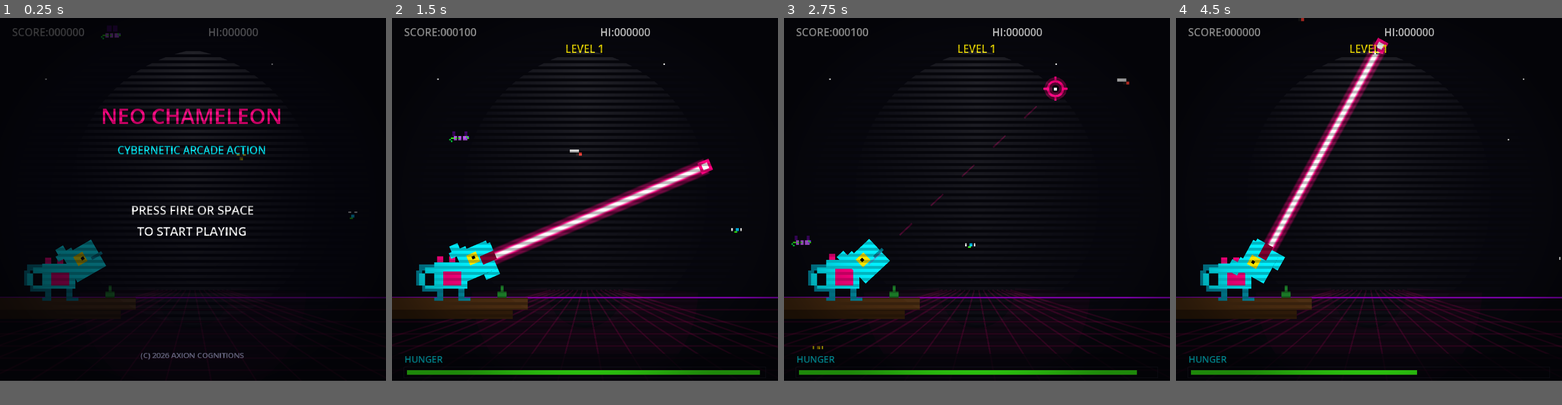
Above: before the commit, frames 1-4 (left to right).
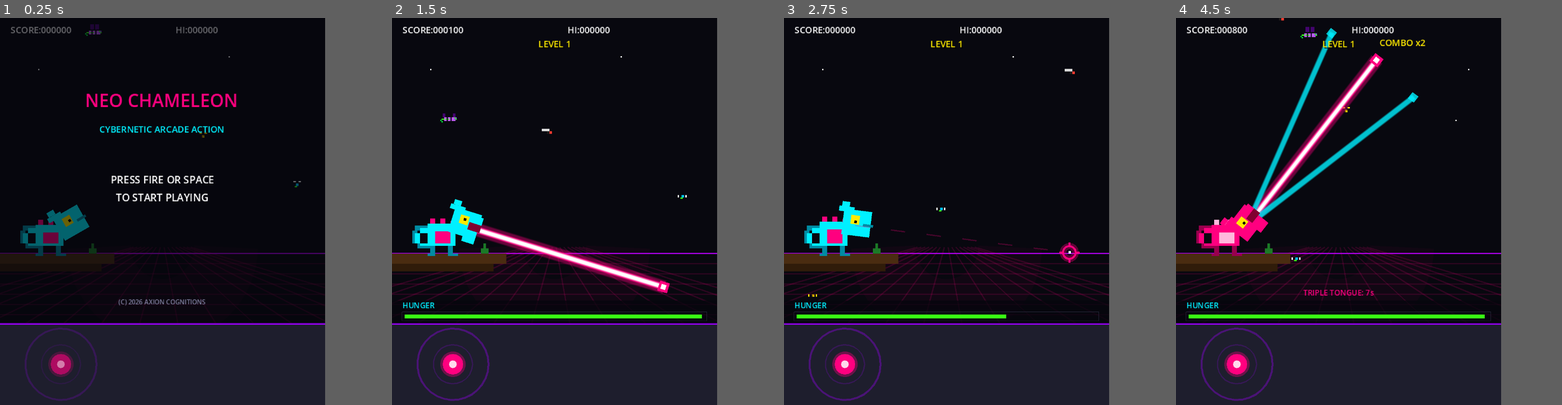
Above: after the commit, the same moments.

Repository: nyapp/chameleon
Game: Godot game, scene res://scenes/MainScene.tscn
Same seed, same stepped clock (60 frames per second), same inputs: the game is played once before the commit and once after it.
Inputs (mouse positions are in pixels of both pictures, inside the frame that each line leads up to):
- Up to frame 1 (0.25 s): no input
- Up to frame 2 (1.5 s): tap Enter at 0.5 s; move the mouse to (669, 180) at 0.52 s; hold Down (aim_down) 0.53-1.25 s; click (669, 180) at 0.67 s; tap Space at 0.77 s; drag from (507, 219) to (565, 273) at 1.27 s
- Up to frame 3 (2.75 s): move the mouse to (1015, 118) at 2.02 s; hold Down (aim_down) from 2.03 s (still down); click (1015, 118) at 2.17 s
- Up to frame 4 (4.5 s): release Down (aim_down) at 2.75 s; drag from (1349, 273) to (1253, 145) at 2.77 s; move the mouse to (1484, 254) at 3.52 s; hold Down (aim_down) 3.53-4.25 s; click (1484, 254) at 3.67 s; tap Space at 3.77 s; drag from (1253, 145) to (1311, 107) at 4.27 s
In our replay, the window is 799x750 before the commit and 673x800 after it. These sizes can differ from the game's own. Grey fills any space a smaller window leaves; there, only what the larger window draws over its background counts as a difference.

The runs differ from the first frame. In frame 1, 21% of the frame differs, in the area x 0-100%, y 1-99%; in frame 2, 26%; in frame 3, 23%; in frame 4, 27%, in the area x 0-100%, y 0-99%.

Commit message:
feat: add control panel and virtual analog stick to main scene, enhance background drawing for control zone, and update input handling for improved gameplay mechanics

Diff:
--- a/project.godot
+++ b/project.godot
@@ -24,13 +24,14 @@
 
 GameState="*res://scripts/GameState.gd"
 AudioManager="*res://scripts/AudioManager.gd"
+GameLayout="*res://scripts/GameLayout.gd"
 
 [display]
 
 window/size/viewport_width=256
-window/size/viewport_height=240
+window/size/viewport_height=304
 window/size/window_width_override=768
-window/size/window_height_override=720
+window/size/window_height_override=912
 window/handheld/orientation=1
 window/stretch/mode="canvas_items"
 window/stretch/aspect="expand"
--- a/scenes/MainScene.tscn
+++ b/scenes/MainScene.tscn
@@ -7,6 +7,8 @@
 [ext_resource type="Script" uid="uid://dp0grup534u62" path="res://scripts/HUDDraw.gd" id="6_huddraw"]
 [ext_resource type="Script" uid="uid://c2npgst4w1jy5" path="res://scripts/OverlayDraw.gd" id="7_overlay"]
 [ext_resource type="Shader" uid="uid://7pxtsvt5p46o" path="res://shaders/crt_effect.gdshader" id="8_crt"]
+[ext_resource type="Script" path="res://scripts/ControlPanel.gd" id="9_panel"]
+[ext_resource type="Script" path="res://scripts/VirtualAnalogStick.gd" id="10_stick"]
 
 [sub_resource type="ShaderMaterial" id="ShaderMaterial_crt"]
 shader = ExtResource("8_crt")
@@ -46,8 +48,29 @@
 [node name="WarningDraw" type="Node2D" parent="HUD" unique_id=1210994513]
 z_index = 2
 
+[node name="ControlUILayer" type="CanvasLayer" parent="." unique_id=1847293649]
+layer = 11
+
+[node name="ControlPanel" type="Control" parent="ControlUILayer" unique_id=1847293650]
+layout_mode = 0
+offset_top = 240.0
+offset_right = 256.0
+offset_bottom = 304.0
+mouse_filter = 0
+script = ExtResource("9_panel")
+
+[node name="VirtualAnalogStick" type="Control" parent="ControlUILayer/ControlPanel" unique_id=1847293651]
+layout_mode = 0
+offset_left = 20.0
+offset_top = 4.0
+offset_right = 76.0
+offset_bottom = 60.0
+mouse_filter = 0
+script = ExtResource("10_stick")
+
 [node name="CRTEffectsLayer" type="CanvasLayer" parent="." unique_id=1010081365]
 layer = 20
+visible = false
 
 [node name="CRTRect" type="ColorRect" parent="CRTEffectsLayer" unique_id=524802293]
 material = SubResource("ShaderMaterial_crt")
--- a/scripts/Background.gd
+++ b/scripts/Background.gd
@@ -21,6 +21,12 @@
 func _draw() -> void:
 	# --- ベース背景色 ---
 	draw_rect(Rect2(0, 0, CANVAS_W, CANVAS_H), Color(0.031, 0.031, 0.059))  # #08080f
+
+	# --- コントロール帯（下部 UI 領域の下地） ---
+	draw_rect(Rect2(0, GameLayout.PLAY_H, CANVAS_W, GameLayout.CONTROL_H),
+		Color(0.118, 0.118, 0.176))  # #1e1e2d
+	draw_line(Vector2(0, GameLayout.PLAY_H), Vector2(CANVAS_W, GameLayout.PLAY_H),
+		Color(0.616, 0.0, 1.0), 1.0)  # #9d00ff
 
 	# --- 地平線ライン（紫） ---
 	draw_line(Vector2(0, 185), Vector2(CANVAS_W, 185),
--- /dev/null
+++ b/scripts/ControlPanel.gd
@@ -0,0 +1,30 @@
+## ControlPanel.gd
+## 画面下部のコントロール帯背景（ColorRect で確実に描画）
+
+extends Control
+
+func _ready() -> void:
+	mouse_filter = Control.MOUSE_FILTER_STOP
+	position = Vector2(0, GameLayout.PLAY_H)
+	size = Vector2(GameLayout.CANVAS_W, GameLayout.CONTROL_H)
+
+	var bg := ColorRect.new()
+	bg.name = "Background"
+	bg.mouse_filter = Control.MOUSE_FILTER_IGNORE
+	bg.set_anchors_preset(Control.PRESET_FULL_RECT)
+	bg.color = Color(0.118, 0.118, 0.176, 1.0)  # #1e1e2d
+	bg.z_index = -2
+	add_child(bg)
+
+	var top_line := ColorRect.new()
+	top_line.name = "TopLine"
+	top_line.mouse_filter = Control.MOUSE_FILTER_IGNORE
+	top_line.position = Vector2.ZERO
+	top_line.size = Vector2(GameLayout.CANVAS_W, 1.0)
+	top_line.color = Color(0.616, 0.0, 1.0, 1.0)  # #9d00ff
+	top_line.z_index = -1
+	add_child(top_line)
+
+	# 背景を背面へ（スティックより手前に描画されないようにする）
+	move_child(bg, 0)
+	move_child(top_line, 1)
--- /dev/null
+++ b/scripts/GameLayout.gd
@@ -0,0 +1,9 @@
+## GameLayout.gd (Autoload)
+## ビューポート全体のレイアウト定数（プレイ領域 + コントロール帯）
+
+extends Node
+
+const CANVAS_W: int = 256
+const PLAY_H: int = 240
+const CONTROL_H: int = 64
+const TOTAL_H: int = PLAY_H + CONTROL_H
--- a/scripts/MainScene.gd
+++ b/scripts/MainScene.gd
@@ -15,6 +15,8 @@
 @onready var bug_container: Node2D = $BugContainer
 @onready var camera: Camera2D = $ScreenShakeCamera
 @onready var overlay_draw: Node2D = $HUD/OverlayDraw
+@onready var control_panel: Control = $ControlUILayer/ControlPanel
+@onready var virtual_analog_stick: VirtualAnalogStick = $ControlUILayer/ControlPanel/VirtualAnalogStick
 
 # ─── 状態変数 ────────────────────────────────────────────────
 var screen_shake: float = 0.0
@@ -28,6 +30,10 @@
 # D-Pad仮想ボタン押下状態（UI向け）
 var dpad_up: bool = false
 var dpad_down: bool = false
+
+# アナログスティック入力
+var stick_aiming: bool = false
+var stick_direction: Vector2 = Vector2.ZERO
 
 # ─── Bug リソースシーン ──────────────────────────────────────
 const BUG_SCRIPT: GDScript = preload("res://scripts/Bug.gd")
@@ -44,6 +50,10 @@
 	if overlay_draw:
 		overlay_draw.chameleon_ref = chameleon
 
+	if virtual_analog_stick:
+		virtual_analog_stick.aim_changed.connect(_on_stick_aim_changed)
+		virtual_analog_stick.released.connect(_on_stick_released)
+
 	# 初期バグのスポーン
 	_spawn_initial_bugs()
 
@@ -68,7 +78,14 @@
 	# OverlayDrawのD-Padフラグを更新
 	if overlay_draw:
 		overlay_draw.is_dpad_aiming = dpad_up or dpad_down
+		overlay_draw.is_stick_aiming = stick_aiming
 		overlay_draw.level_up_banner_frames = level_up_banner_frames
+
+	# スティック照準 → Chameleonへ転送
+	if stick_aiming and stick_direction.length_squared() > 0.0:
+		var pivot := Vector2(Chameleon.PIVOT_X, Chameleon.PIVOT_Y)
+		mouse_target = pivot + stick_direction.normalized() * chameleon.tongue_max_len
+		has_mouse_target = true
 
 	# 凍結中（メニュー開放中）はシミュレーション停止
 	if gs.is_frozen():
@@ -252,35 +269,43 @@
 func _screen_to_game_position(screen_pos: Vector2) -> Vector2:
 	return get_viewport().get_canvas_transform().affine_inverse() * screen_pos
 
+func _is_in_control_zone(screen_pos: Vector2) -> bool:
+	var game_pos: Vector2 = _screen_to_game_position(screen_pos)
+	return game_pos.y >= GameLayout.PLAY_H
+
 func _input(event: InputEvent) -> void:
 	var gs: Node = GameState
 
 	# マウス移動 → エイム
-	if event is InputEventMouseMotion and gs.state == "PLAYING":
-		mouse_target = get_local_mouse_position()
-		has_mouse_target = true
+	if event is InputEventMouseMotion and gs.state == "PLAYING" and not stick_aiming:
+		if not _is_in_control_zone(event.position):
+			mouse_target = get_local_mouse_position()
+			has_mouse_target = true
 
 	# マウスクリック
-	elif event is InputEventMouseButton:
-		if event.pressed and event.button_index == MOUSE_BUTTON_LEFT:
-			_on_screen_tapped()
+	elif event is InputEventMouseButton and event.button_index == MOUSE_BUTTON_LEFT:
+		if event.pressed:
+			if not _is_in_control_zone(event.position):
+				_on_screen_tapped()
+		elif not stick_aiming:
+			has_mouse_target = false
 
 	# タッチ
 	elif event is InputEventScreenTouch:
+		if _is_in_control_zone(event.position):
+			return
 		if event.pressed:
 			mouse_target = _screen_to_game_position(event.position)
 			has_mouse_target = true
 			_on_screen_tapped()
-		else:
+		elif not stick_aiming:
 			has_mouse_target = false
 
 	elif event is InputEventScreenDrag:
+		if stick_aiming or _is_in_control_zone(event.position):
+			return
 		mouse_target = _screen_to_game_position(event.position)
 		has_mouse_target = true
-
-	# マウスがキャンバス外に出たら照準リセット
-	elif event is InputEventMouseButton and not event.pressed:
-		has_mouse_target = false
 
 	# キーボード
 	if event is InputEventKey and event.pressed and not event.echo:
@@ -301,6 +326,24 @@
 			_reset_game()
 		"PLAYING":
 			_trigger_shoot()
+
+func _on_stick_aim_changed(direction: Vector2, _magnitude: float) -> void:
+	stick_aiming = true
+	stick_direction = direction
+
+func _on_stick_released(direction: Vector2, magnitude: float) -> void:
+	stick_aiming = false
+	stick_direction = Vector2.ZERO
+	if GameState.state != "PLAYING":
+		return
+	if magnitude < VirtualAnalogStick.DEADZONE:
+		has_mouse_target = false
+		return
+	var desired: float = atan2(direction.y, direction.x)
+	chameleon.target_angle = clamp(desired, Chameleon.ANGLE_MIN, Chameleon.ANGLE_MAX)
+	chameleon.angle = chameleon.target_angle
+	has_mouse_target = false
+	_trigger_shoot()
 
 func _trigger_shoot() -> void:
 	if GameState.state != "PLAYING":
--- a/scripts/OverlayDraw.gd
+++ b/scripts/OverlayDraw.gd
@@ -11,6 +11,7 @@
 var level_up_banner_frames: int = 0
 var chameleon_ref: Node2D = null   # Chameleonノードへの参照（カーソル描画用）
 var is_dpad_aiming: bool = false
+var is_stick_aiming: bool = false
 
 func _draw() -> void:
 	var gs: Node = GameState
@@ -19,8 +20,8 @@
 	if gs.state == "PLAYING" and not gs.is_frozen() and gs.energy < 30.0:
 		_draw_low_hunger_warning(gs.energy)
 
-	# ターゲットカーソル（D-Pad使用中のみ）
-	if gs.state == "PLAYING" and is_dpad_aiming and chameleon_ref:
+	# ターゲットカーソル（D-Pad / スティック使用中）
+	if gs.state == "PLAYING" and (is_dpad_aiming or is_stick_aiming) and chameleon_ref:
 		_draw_target_cursor()
 
 	# レベルアップバナー
--- /dev/null
+++ b/scripts/VirtualAnalogStick.gd
@@ -0,0 +1,95 @@
+## VirtualAnalogStick.gd
+## 画面下部のバーチャルアナログスティック。引いて離すと照準方向を通知する。
+
+extends Control
+class_name VirtualAnalogStick
+
+signal aim_changed(direction: Vector2, magnitude: float)
+signal released(direction: Vector2, magnitude: float)
+
+const RADIUS: float = 28.0
+const DEADZONE: float = 0.25
+const KNOB_MAX: float = 22.0
+
+var _active: bool = false
+var _knob_offset: Vector2 = Vector2.ZERO
+var _last_direction: Vector2 = Vector2.ZERO
+var _last_magnitude: float = 0.0
+
+func _ready() -> void:
+	custom_minimum_size = Vector2(RADIUS * 2.0, RADIUS * 2.0)
+	size = Vector2(RADIUS * 2.0, RADIUS * 2.0)
+	mouse_filter = Control.MOUSE_FILTER_STOP
+	queue_redraw()
+
+func _process(_delta: float) -> void:
+	# PLAYING 以外は半透明表示（常に見えるようにする）
+	modulate.a = 1.0 if GameState.state == "PLAYING" else 0.55
+
+func _gui_input(event: InputEvent) -> void:
+	if event is InputEventScreenTouch:
+		if event.pressed:
+			_active = true
+			_update_knob(event.position)
+			accept_event()
+		else:
+			_finish_drag()
+			accept_event()
+	elif event is InputEventScreenDrag:
+		if _active:
+			_update_knob(event.position)
+			accept_event()
+	elif event is InputEventMouseButton:
+		if event.button_index != MOUSE_BUTTON_LEFT:
+			return
+		if event.pressed:
+			_active = true
+			_update_knob(event.position)
+			accept_event()
+		elif _active:
+			_finish_drag()
+			accept_event()
+	elif event is InputEventMouseMotion and _active:
+		_update_knob(event.position)
+		accept_event()
+
+func _update_knob(local_pos: Vector2) -> void:
+	var center: Vector2 = size * 0.5
+	var offset: Vector2 = local_pos - center
+	if offset.length() > KNOB_MAX:
+		offset = offset.normalized() * KNOB_MAX
+	_knob_offset = offset
+	if KNOB_MAX > 0.0:
+		_last_direction = offset / KNOB_MAX
+		_last_magnitude = _last_direction.length()
+	else:
+		_last_direction = Vector2.ZERO
+		_last_magnitude = 0.0
+	aim_changed.emit(_last_direction, _last_magnitude)
+	queue_redraw()
+
+func _finish_drag() -> void:
+	if not _active:
+		return
+	_active = false
+	released.emit(_last_direction, _last_magnitude)
+	_knob_offset = Vector2.ZERO
+	_last_direction = Vector2.ZERO
+	_last_magnitude = 0.0
+	queue_redraw()
+
+func _draw() -> void:
+	var center: Vector2 = size * 0.5
+	var base_color := Color(0.118, 0.118, 0.176, 0.9)   # #1e1e2d
+	var ring_color := Color(0.616, 0.0, 1.0, 0.35)        # #9d00ff
+	var knob_color := Color(1.0, 0.0, 0.498)              # #ff007f
+	var knob_tip := Color(1.0, 1.0, 1.0, 0.85)
+
+	draw_circle(center, RADIUS, base_color)
+	draw_arc(center, RADIUS, 0.0, TAU, 32, ring_color, 1.5)
+	draw_arc(center, RADIUS * 0.55, 0.0, TAU, 24, Color(ring_color.r, ring_color.g, ring_color.b, 0.2), 1.0)
+
+	var knob_pos: Vector2 = center + _knob_offset
+	draw_circle(knob_pos, 10.0, Color(knob_color.r, knob_color.g, knob_color.b, 0.35))
+	draw_circle(knob_pos, 8.0, knob_color)
+	draw_circle(knob_pos, 3.0, knob_tip)
Not shown, added: scripts/ControlPanel.gd.uid
Not shown, added: scripts/GameLayout.gd.uid
Not shown, added: scripts/VirtualAnalogStick.gd.uid
